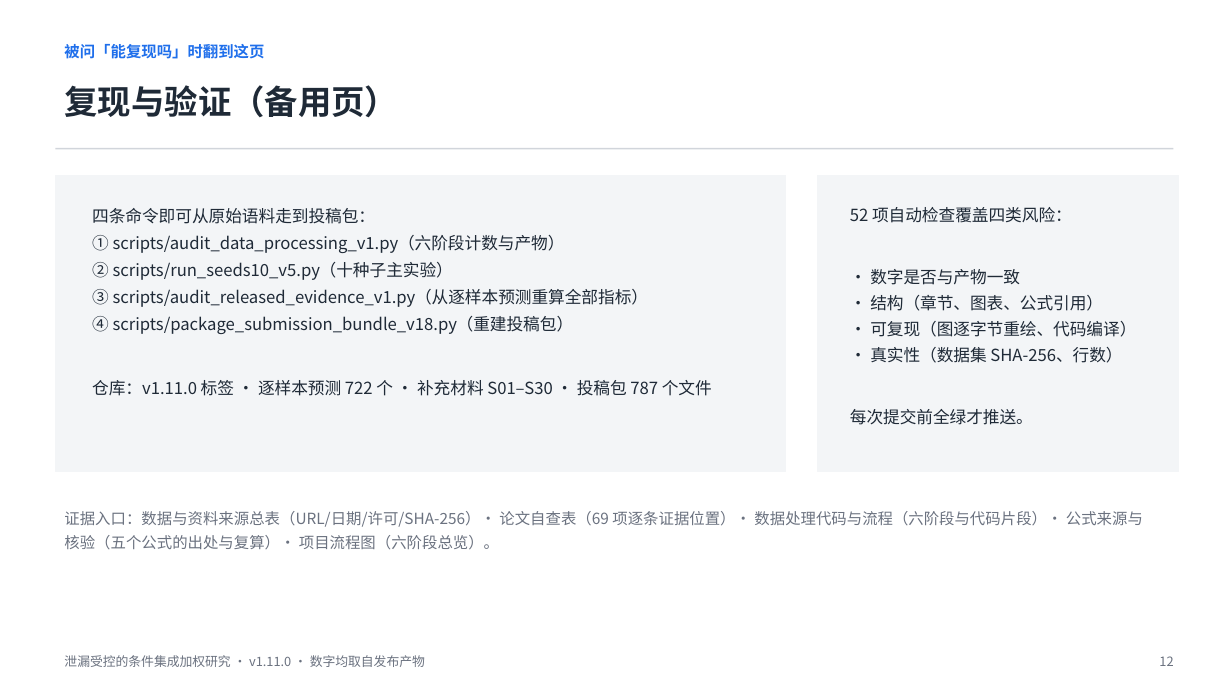
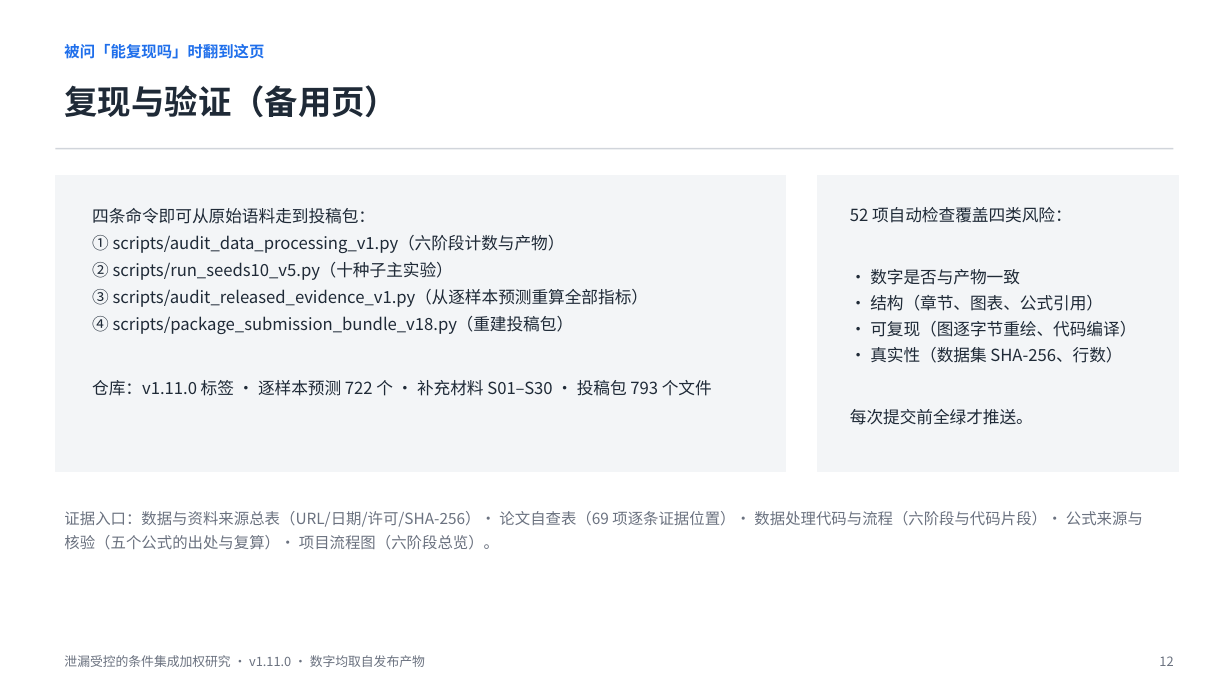
Before and after one commit to linran-muxue/leakage-controlled-nids-study, a slide deck: slide 12 of 重构版论文_v4_20260915/汇报用_论文介绍.pptx. Drawn at 1232x693 pixels with LibreOffice and Linux fonts; fonts in the diff are those of the drawing. Boxes give left, top, right and bottom in pixels: in the first picture for what was removed or moved away, otherwise in the second. Text is boxed around its words. In the diff, an @@ line names an element or a change of style, - is before the commit and + after.

```diff
--- a/重构版论文_v4_20260915/汇报用_论文介绍.pptx
+++ b/重构版论文_v4_20260915/汇报用_论文介绍.pptx
@@ text at [92, 380, 712, 396]: text changed @@
-仓库：v1.11.0 标签 · 逐样本预测 722 个 · 补充材料 S01–S30 · 投稿包 787 个文件
+仓库：v1.11.0 标签 · 逐样本预测 722 个 · 补充材料 S01–S30 · 投稿包 793 个文件
```
Also in this commit, not shown: 2 other slides changed, 28 other files.
